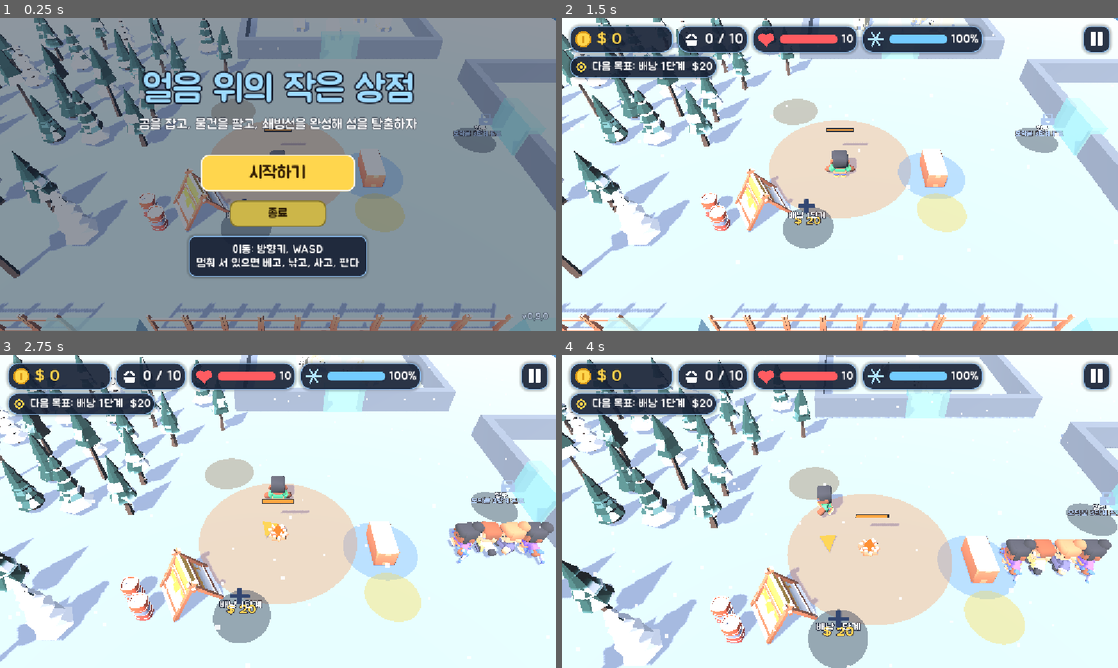
Above: before the commit, frames 1-4 (two rows, left to right).
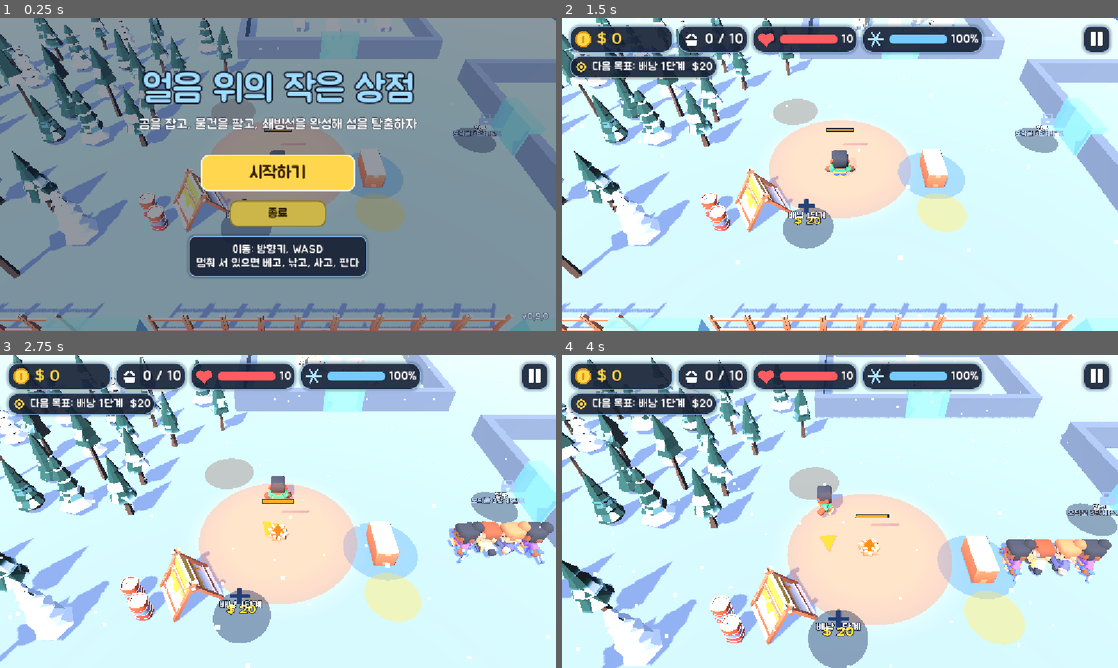
Above: after the commit, the same moments.

Repository: kimpro4214/FrostCamp
Game: Godot game, scene res://frost_camp/scenes/main.tscn
The game is run twice, just before and just after one commit, with the same random seed, the same clock (stepped at 60 frames per second) and the same inputs.
Inputs (mouse positions are in pixels of both pictures, inside the frame that each line leads up to):
- Up to frame 1 (0.25 s): no input
- Up to frame 2 (1.5 s): click "시작하기" at 0.5 s; click "건너뛰기" at 1.25 s
- Up to frame 3 (2.75 s): tap Enter (ui_accept) at 2, 2.27 s; move the mouse to (250, 574) at 2.02 s; hold W from 2.03 s (still down); tap 1 at 2.1 s; click (250, 574) at 2.17 s
- Up to frame 4 (4 s): release W at 2.75 s; drag from (1006, 558) to (812, 574) at 2.77 s; move the mouse to (673, 464) at 3.52 s; hold A from 3.53 s (still down); tap 3 at 3.6 s

The runs differ from the first frame. In frame 1, less than 0.1% of the frame differs, in the area x 50-54%, y 40-43%; in frame 2, 0.2%; in frame 3, 0.5%, in the area x 35-95%, y 40-83%; in frame 4, 0.4%.

Commit message:
feat: 프로스트 캠프 조명과 색을 조정하고 모닥불 불빛 추가

Diff:
--- a/frost_camp/scenes/heat_view.gd
+++ b/frost_camp/scenes/heat_view.gd
@@ -1,7 +1,8 @@
 extends Node3D
 ## 모닥불의 겉모습. 따뜻한 범위를 바닥 원판으로 보여 준다.
 ## "모닥불 키우기"를 사면 원판이 부드럽게 넓어지고 불꽃도 커진다.
-## 위에 연료 막대를 띄우고, 연료가 다 떨어지면 불꽃과 원판이 사라지고 연기만 난다.
+## 위에 연료 막대를 띄우고, 연료가 다 떨어지면 불꽃과 원판(그리고 불빛)이 사라지고 연기만 난다.
+## 타는 동안 주황 불빛이 따뜻한 범위만큼 둘레를 물들이고 조금씩 일렁인다.
 
 const GROW_TIME := 0.6
 ## 레벨마다 불꽃이 이만큼 더 커진다
@@ -14,6 +15,14 @@
 const LOW_COLOR := Color(0.95, 0.25, 0.2)
 ## 연료가 이 비율 밑이면 막대가 빨개진다
 const LOW_FUEL := 0.3
+const LIGHT_COLOR := Color(1.0, 0.62, 0.3)
+const LIGHT_ENERGY := 3.0
+const LIGHT_HEIGHT := 1.2
+## 불빛 반지름 = 따뜻한 범위 반지름 × 이 값
+const LIGHT_REACH := 1.3
+## 일렁임 세기와 빠르기
+const FLICKER := 0.25
+const FLICKER_SPEED := 9.0
 
 var sim: FrostSim
 var index: int
@@ -23,6 +32,7 @@
 var _fill_material: StandardMaterial3D
 var _smoke: CPUParticles3D
 var _lit := true
+var _light: OmniLight3D
 
 @onready var _flame: Node3D = $Flame
 @onready var _range: Node3D = $Range
@@ -35,6 +45,12 @@
 	position = Vector3(source.pos.x, 0.0, source.pos.y)
 	_range.scale = Vector3(source.radius, 1.0, source.radius)
 	$Stove.queue_free()
+	_light = OmniLight3D.new()
+	_light.light_color = LIGHT_COLOR
+	_light.light_energy = LIGHT_ENERGY
+	_light.omni_range = source.radius * LIGHT_REACH
+	_light.position.y = LIGHT_HEIGHT
+	add_child(_light)
 	_build_bar()
 	_smoke = Juice.make_burst(self, Color(0.35, 0.35, 0.38), 6, 0.3)
 	_smoke.one_shot = false
@@ -52,9 +68,12 @@
 func _process(_delta: float) -> void:
 	var source := sim.heat_sources[index]
 	_update_fuel(source)
+	var t := Time.get_ticks_msec() / 1000.0
+	_light.light_energy = LIGHT_ENERGY + FLICKER * (sin(t * FLICKER_SPEED) + 0.5 * sin(t * FLICKER_SPEED * 2.3))
 	if source.level == _shown_level:
 		return
 	_shown_level = source.level
+	create_tween().tween_property(_light, "omni_range", source.radius * LIGHT_REACH, GROW_TIME)
 	create_tween().tween_property(_range, "scale", Vector3(source.radius, 1.0, source.radius), GROW_TIME) \
 		.set_trans(Tween.TRANS_BACK).set_ease(Tween.EASE_OUT)
 	var size: Vector3 = Vector3.ONE * (1.0 + FLAME_GROWTH * source.level)
@@ -80,6 +99,7 @@
 	_lit = lit
 	_flame.visible = lit
 	_range.visible = lit
+	_light.visible = lit
 	_smoke.emitting = not lit
 	if lit:
 		# Juice.pop은 크기를 1로 되돌리므로 원래 반경으로 직접 키운다.
--- a/frost_camp/scenes/main.tscn
+++ b/frost_camp/scenes/main.tscn
@@ -10,10 +10,13 @@
 
 [sub_resource type="Environment" id="Environment_main"]
 background_mode = 1
-background_color = Color(0.72, 0.84, 0.95, 1)
+background_color = Color(0.62, 0.78, 0.93, 1)
 ambient_light_source = 2
-ambient_light_color = Color(0.82, 0.88, 1, 1)
-ambient_light_energy = 0.5
+ambient_light_color = Color(0.7, 0.8, 1, 1)
+ambient_light_energy = 0.55
+adjustment_enabled = true
+adjustment_contrast = 1.1
+adjustment_saturation = 1.2
 fog_enabled = true
 fog_light_color = Color(0.78, 0.86, 0.96, 1)
 fog_density = 0.0018
@@ -77,7 +80,7 @@
 [node name="Sun" type="DirectionalLight3D" parent="."]
 transform = Transform3D(0.866025, 0.383022, -0.321394, 0, 0.642788, 0.766044, 0.5, -0.663414, 0.55667, 0, 10, 0)
 light_color = Color(1, 0.95, 0.88, 1)
-light_energy = 1.0
+light_energy = 0.85
 shadow_enabled = true
 shadow_opacity = 0.75
 shadow_blur = 1.5
